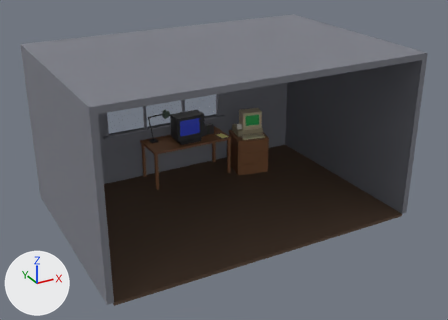
An edit to the glTF model src/assets/models/room.glb, drawn before and after from the same camera.
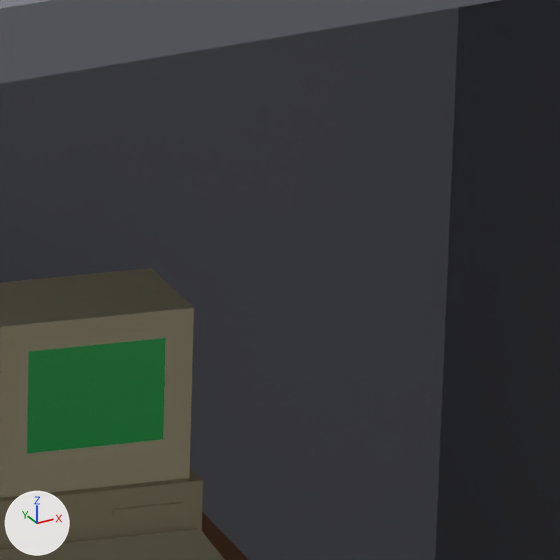
The first picture shows the older version from a 50 mm camera at (-4.64, -10.0, 5.15) aimed at (0.0, -1.56, 0.93). The close-ups show the older and then the newer version on the part from 54% to 66% of the width and 26% to 43% of the height of that picture. Only the edits that show in the close-ups are written down. Lighting does not change. The marker at lower left points along +X, +Y and +Z. Where no turn or scale is listed for an object, it has been applied to the vertices.

In view in the first close-up: 'pc_body', 'pc_keyboard', 'pc_monitor', 'pc_screen', 'static_desk', 'static_room'.
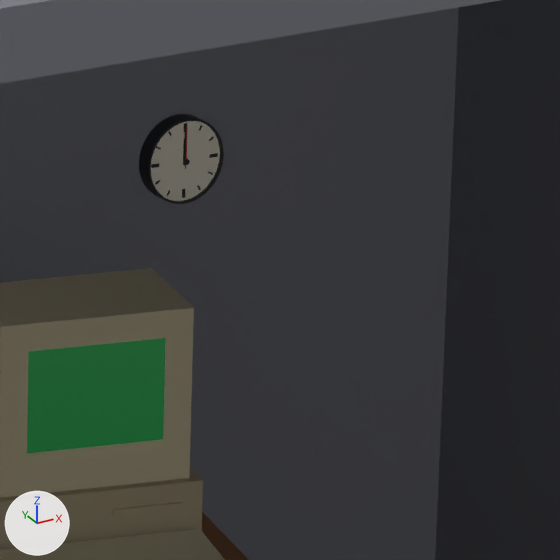
Changed parts and their boxes [x1, y1, x2, y2] in the close-ups (560 x 560 px):
'wall_clock', added: after [139, 114, 224, 204]
    faces in mat_m_clock_face (pale yellow #eee6d3): [151, 121, 220, 201]
    faces in mat_m_clock_rim (black #1e1f23): [139, 114, 224, 204]

The change, as a list of edits to the scene's bpy script:
```text
Add mat_m_clock_rim:
    mat_m_clock_rim = principled_material('m_clock_rim')
    mat_m_clock_rim.base_color = (0.013, 0.0137, 0.0168)  # black #1e1f23
    mat_m_clock_rim.roughness = 0.45
Add mat_m_clock_face:
    mat_m_clock_face = principled_material('m_clock_face')
    mat_m_clock_face.base_color = (0.855, 0.791, 0.651)  # pale yellow #eee6d3
    mat_m_clock_face.roughness = 0.7
Add me_wall_clock:
    me_wall_clock.from_pydata(...)  # 257 vertices, 416 faces; spans x -0.088..0.088, y -0.012..0.03, z -0.088..0.088
    # faces by material slot: [32, 384]
    me_wall_clock.materials.append(mat_m_clock_face)  # pale yellow #eee6d3
    me_wall_clock.materials.append(mat_m_clock_rim)  # black #1e1f23
Add ob_wall_clock:
    ob_wall_clock = bpy.data.objects.new('wall_clock', me_wall_clock)
    ob_wall_clock.location = (1.93, 0.37, 1.19)
```
